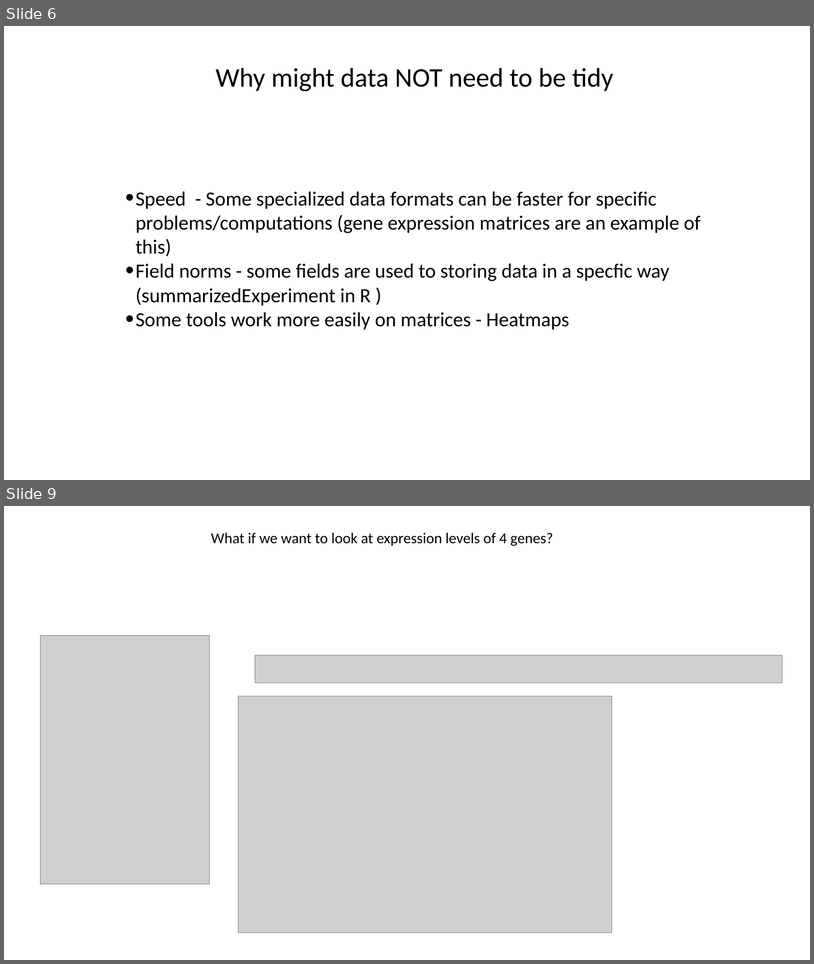
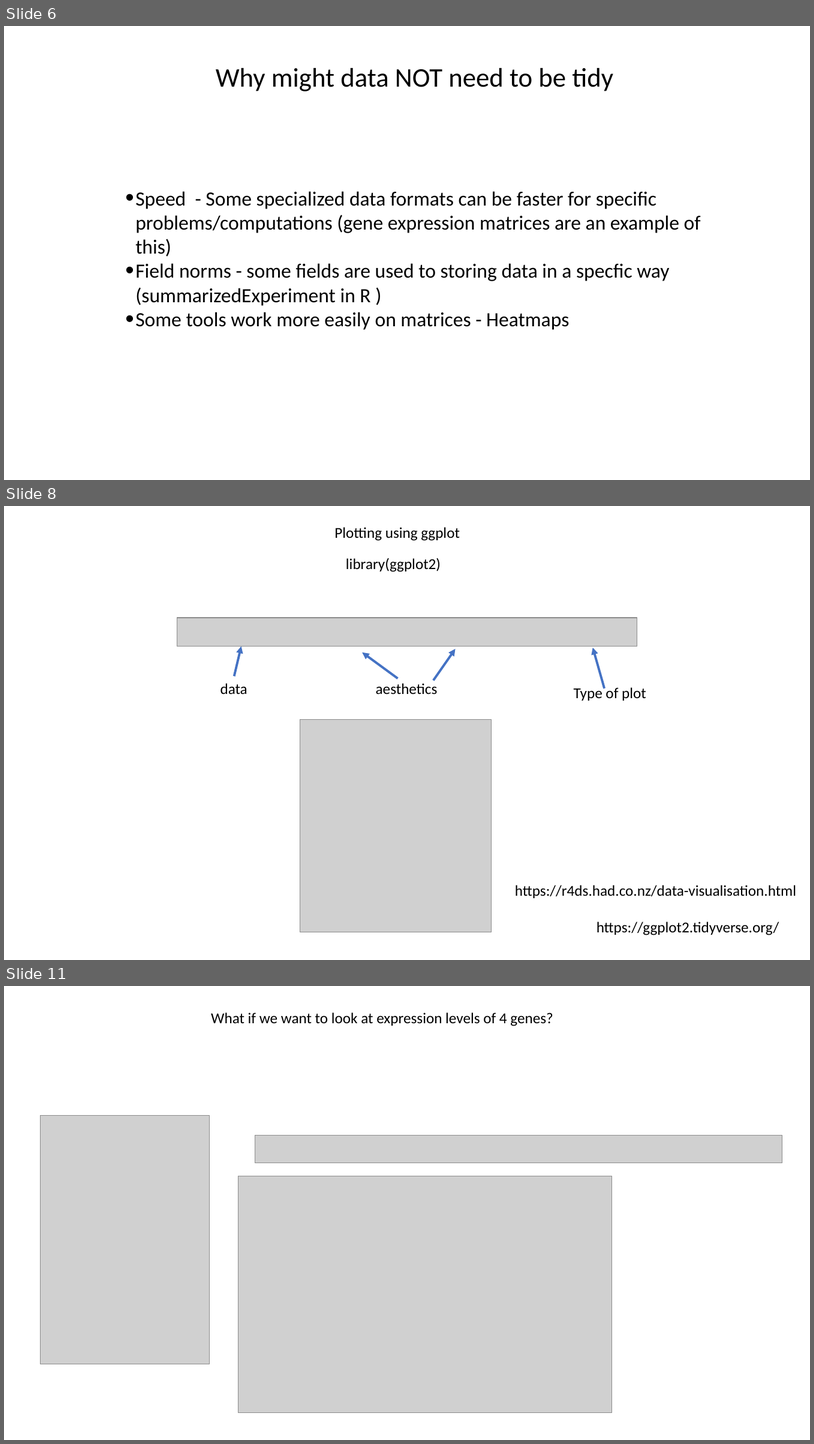
Before and after one commit to jraab/GNET749_RNAseq, a slide deck: lectures/2023_RNAseq_Class2.pptx. Shown one above the other, each under a label of ours: slides 6 and 9 before the commit, slides 6, 8 and 11 after it; the slides between them are not shown. The pictures are 814x964 and 814x1444 pixels, drawn with LibreOffice and Linux fonts; fonts in the diff are those of the drawing; grey boxes stand for pictures. Boxes give left, top, right and bottom in pixels: in the first picture for what was removed or moved away, otherwise in the second. Text is boxed around its words. In the diff, an @@ line names an element or a change of style, - is before the commit and + after.

```diff
--- a/lectures/2023_RNAseq_Class2.pptx
+++ b/lectures/2023_RNAseq_Class2.pptx
@@ slide 8 added at <box>4,506,810,960</box>, background #FFFFFF @@
@@ text added at <box>335,527,460,541</box>, 18 pt, text #000000 @@
+Plotting using ggplot
@@ text added at <box>346,558,441,572</box>, 18 pt, text #000000 @@
+library(ggplot2)
@@ picture added at <box>177,618,638,646</box> @@
@@ arrow added from (234, 676) to (241, 646), #4472C4 2.75 pt @@
@@ arrow added from (434, 680) to (456, 649), #4472C4 2.75 pt @@
@@ arrow added from (605, 688) to (593, 648), #4472C4 2.75 pt @@
@@ arrow added from (398, 678) to (362, 652), #4472C4 2.75 pt @@
@@ text added at <box>221,683,248,694</box>, 18 pt, text #000000 @@
+data
@@ text added at <box>376,683,438,694</box>, 18 pt, text #000000 @@
+aesthetics
@@ text added at <box>574,687,647,700</box>, 18 pt, text #000000 @@
+Type of plot
@@ picture added at <box>300,720,492,932</box> @@
@@ text added at <box>515,885,797,898</box>, 18 pt, text #000000 @@
+https://r4ds.had.co.nz/data-visualisation.html
@@ text added at <box>597,921,780,935</box>, 18 pt, text #000000 @@
+https://ggplot2.tidyverse.org/
@@ what was slide 9 is now slide 11 @@
```
Also in this commit, not shown: 6 slides changed, 10 other slides added, 3 slides removed, 2 other files.
